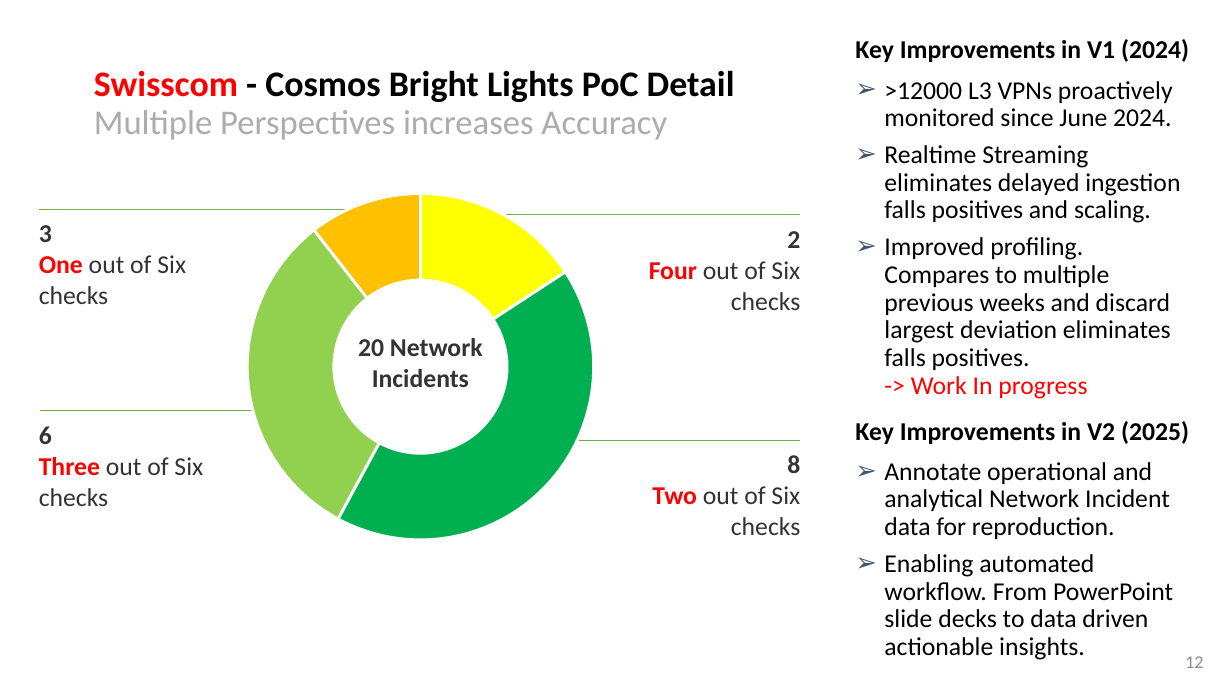
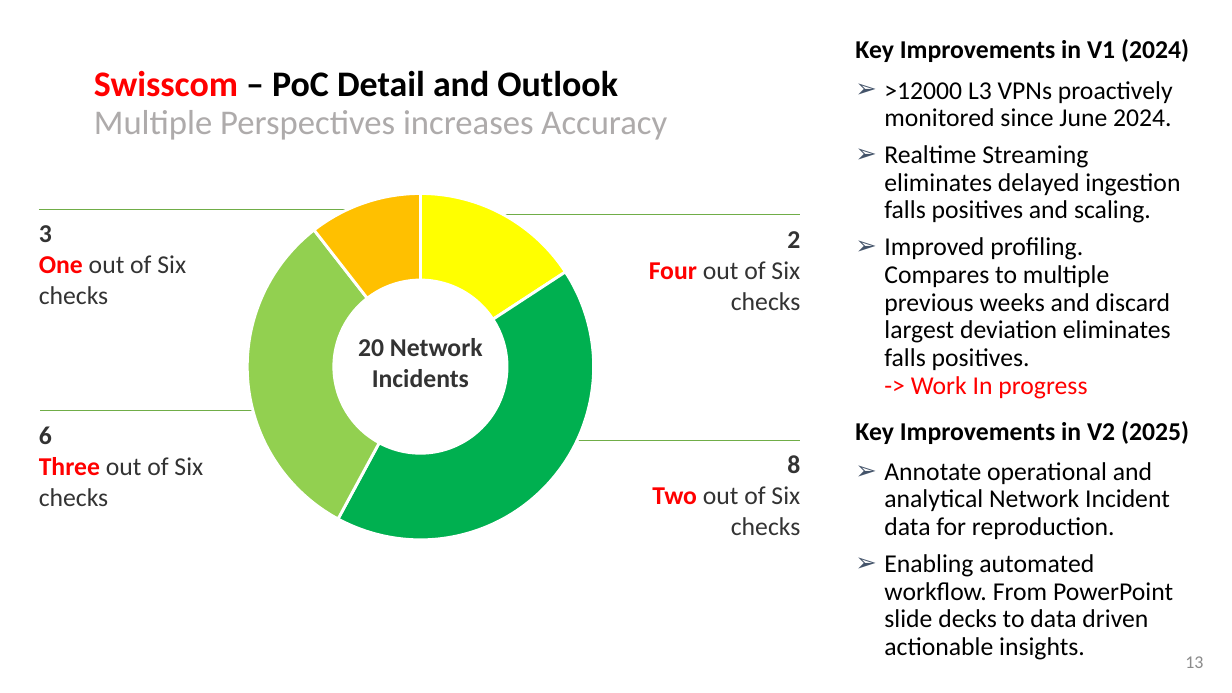
Before and after one commit to network-analytics/ietf-network-analytics-document-status, a slide deck: slide 13 of 120/NMOP/draft-netana-nmop-network-anomaly-architecture-semantics-lifecycle.pptx (slide 12 before the commit). Drawn at 1232x693 pixels with LibreOffice and Linux fonts; fonts in the diff are those of the drawing. Boxes give left, top, right and bottom in pixels: in the first picture for what was removed or moved away, otherwise in the second. Text is boxed around its words. In the diff, an @@ line names an element or a change of style, - is before the commit and + after.

```diff
--- a/120/NMOP/draft-netana-nmop-network-anomaly-architecture-semantics-lifecycle.pptx
+++ b/120/NMOP/draft-netana-nmop-network-anomaly-architecture-semantics-lifecycle.pptx
@@ title at box(94, 70, 667, 140): text changed @@
-Swisscom - Cosmos Bright Lights PoC Detail
-Multiple Perspectives increases Accuracy
+Swisscom – PoC Detail and Outlook
+Multiple Perspectives increases Accuracy
@@ page number at box(1185, 656, 1203, 668): text changed @@
-12
+13
```
Also in this commit, not shown: 4 other slides changed, 1 slide added, 1 other file.
